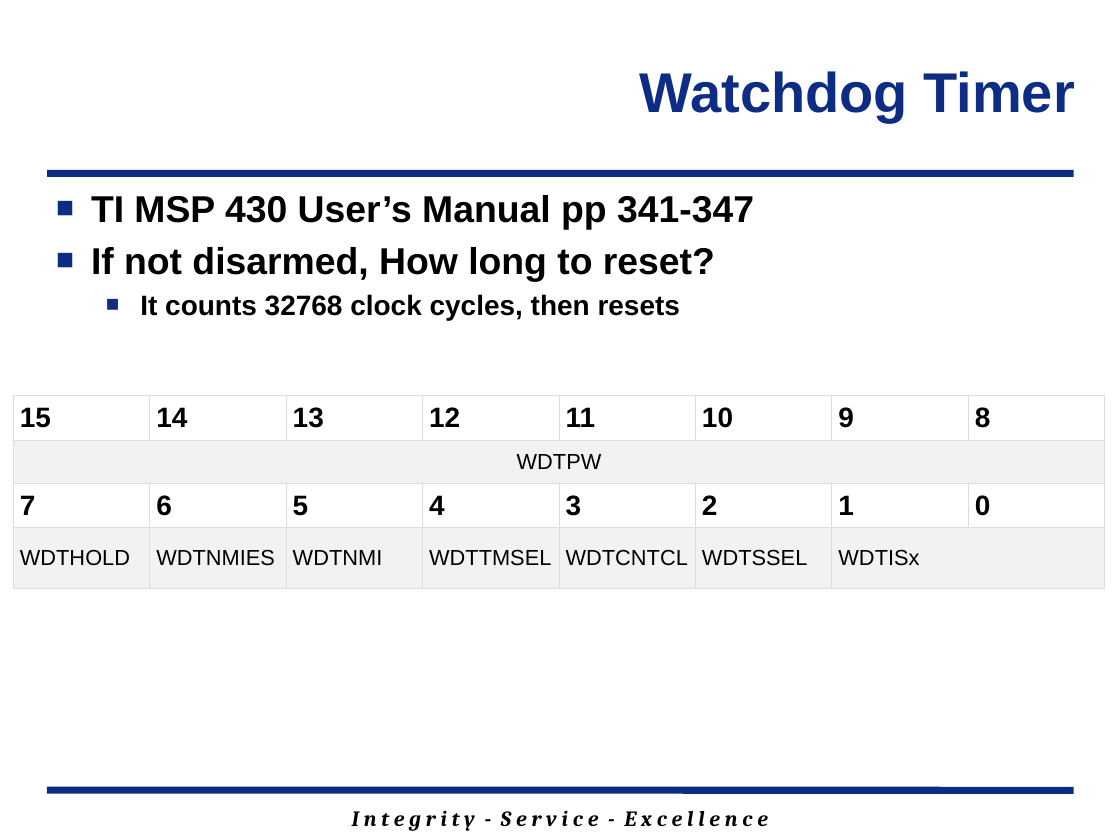
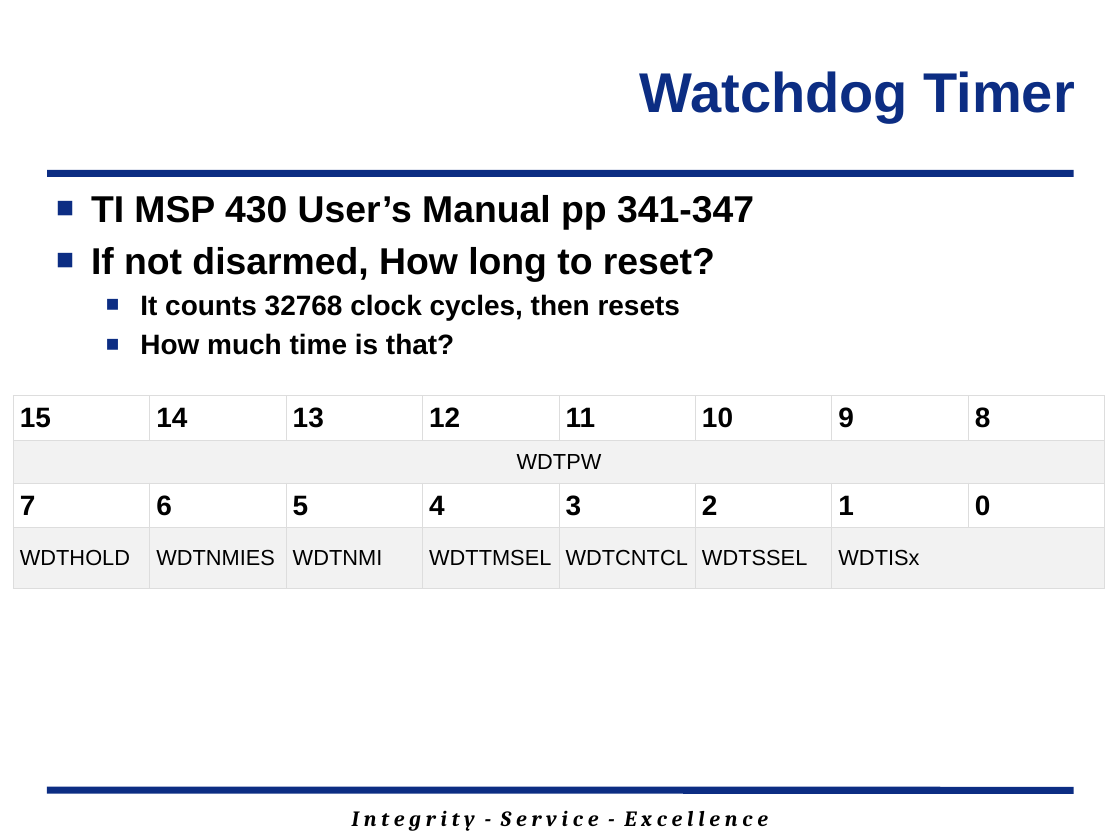
Before and after one commit to MarsUniversity/ECE382, a slide deck: slide 3 of source/lessons/lsn7/Lsn7.pptx. Drawn at 1120x840 pixels with LibreOffice and Linux fonts; fonts in the diff are those of the drawing; background and template pictures are left out. Boxes give left, top, right and bottom in pixels: in the first picture for what was removed or moved away, otherwise in the second. Text is boxed around its words. In the diff, an @@ line names an element or a change of style, - is before the commit and + after.

```diff
--- a/source/lessons/lsn7/Lsn7.pptx
+++ b/source/lessons/lsn7/Lsn7.pptx
@@ text at <box>140,333,454,355</box>: paragraph added @@
+  ■ How much time is that?
```
Also in this commit, not shown: 1 slide added, 4 other files.
